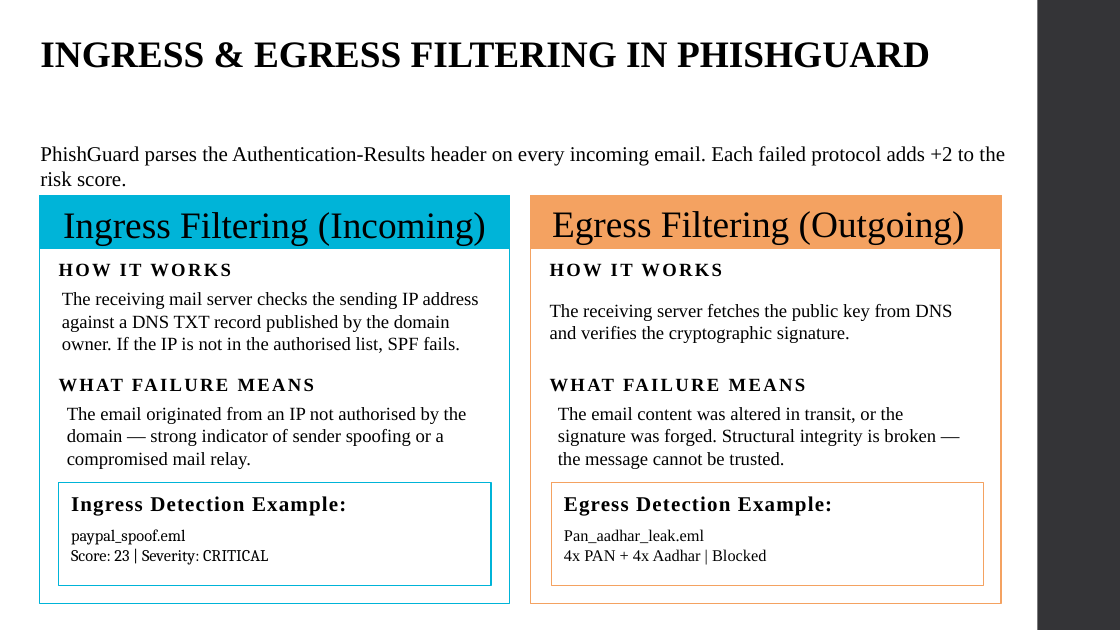
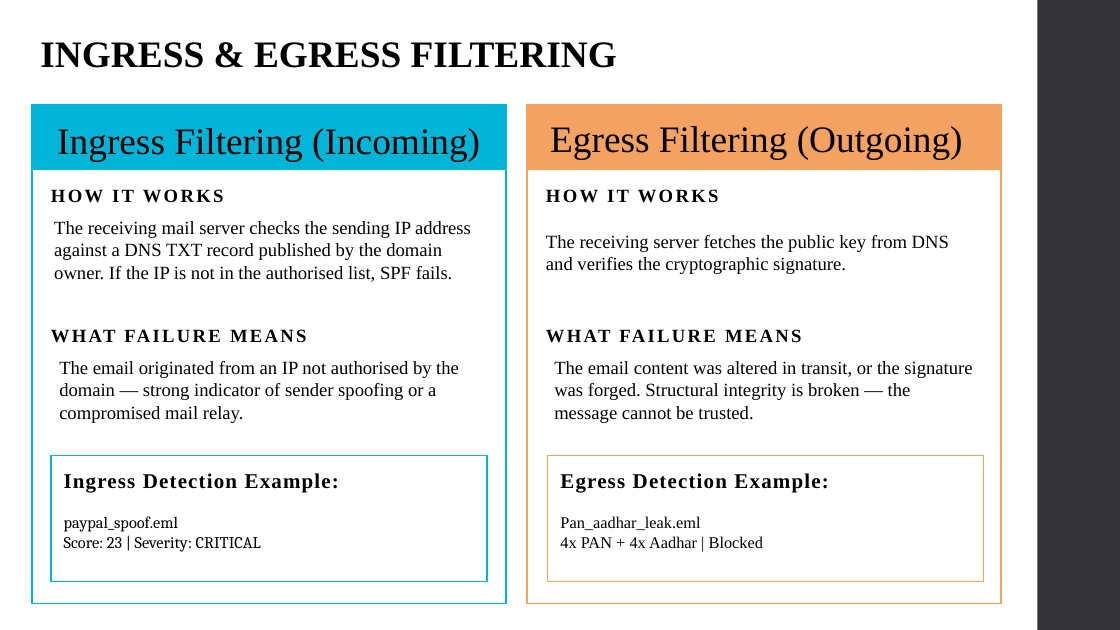
Before and after one commit to Preetamin04/PhishGuard_Data-Loss-Prevention, a slide deck: slide 4 of PhishGuard.pptx. Drawn at 1120x630 pixels with LibreOffice and Linux fonts; fonts in the diff are those of the drawing. Boxes give left, top, right and bottom in pixels: in the first picture for what was removed or moved away, otherwise in the second. Text is boxed around its words. In the diff, an @@ line names an element or a change of style, - is before the commit and + after.

```diff
--- a/PhishGuard.pptx
+++ b/PhishGuard.pptx
@@ text at bbox=[40, 42, 617, 68]: text changed @@
-INGRESS & EGRESS FILTERING IN PHISHGUARD
+INGRESS & EGRESS FILTERING
@@ rectangle: place and size @@
-rectangle at bbox=[39, 196, 510, 603]
+rectangle at bbox=[32, 105, 506, 604]
@@ rectangle: place and size @@
-rectangle at bbox=[39, 196, 510, 249]
+rectangle at bbox=[32, 105, 506, 170]
@@ text "Ingress Filtering (Incoming)": place and size @@
-text "Ingress Filtering (Incoming)" at bbox=[63, 212, 486, 246]
+text "Ingress Filtering (Incoming)" at bbox=[57, 128, 480, 161]
@@ rectangle: place and size @@
-rectangle at bbox=[531, 196, 1002, 603]
+rectangle at bbox=[527, 105, 1001, 604]
@@ rectangle: place and size @@
-rectangle at bbox=[531, 196, 1002, 249]
+rectangle at bbox=[527, 105, 1001, 170]
@@ text "Egress Filtering (Outgoing)": place and size @@
-text "Egress Filtering (Outgoing)" at bbox=[552, 211, 965, 244]
+text "Egress Filtering (Outgoing)" at bbox=[550, 126, 963, 159]
@@ text removed at bbox=[40, 146, 1005, 187] @@
-PhishGuard parses the Authentication-Results header on every incoming email. Each failed protocol adds +2 to the risk score.
@@ text "HOW IT WORKS": place and size @@
-text "HOW IT WORKS" at bbox=[59, 263, 231, 277]
+text "HOW IT WORKS" at bbox=[51, 189, 224, 203]
@@ text "HOW IT WORKS": place and size @@
-text "HOW IT WORKS" at bbox=[550, 263, 722, 277]
+text "HOW IT WORKS" at bbox=[546, 189, 719, 203]
@@ text "The receiving mail server checks ...": place and size @@
-text "The receiving mail server checks ..." at bbox=[62, 292, 479, 353]
+text "The receiving mail server checks ..." at bbox=[54, 221, 471, 282]
@@ text "The receiving server fetches the ...": place and size @@
-text "The receiving server fetches the ..." at bbox=[550, 304, 952, 343]
+text "The receiving server fetches the ..." at bbox=[546, 235, 949, 274]
@@ text "WHAT FAILURE MEANS" rewrapped from bbox=[59, 372, 492, 395] to bbox=[51, 321, 487, 349] @@
@@ text "WHAT FAILURE MEANS" rewrapped from bbox=[549, 372, 982, 395] to bbox=[546, 321, 982, 349] @@
@@ text "The email originated from an ...": place and size @@
-text "The email originated from an ..." at bbox=[67, 407, 467, 469]
+text "The email originated from an ..." at bbox=[59, 361, 459, 423]
@@ text "The email content was altered ..." rewrapped from bbox=[558, 407, 936, 469] to bbox=[554, 361, 972, 423] @@
@@ rectangle: place and size @@
-rectangle at bbox=[59, 482, 492, 586]
+rectangle at bbox=[51, 455, 487, 581]
@@ text "Ingress Detection Example:": place and size @@
-text "Ingress Detection Example:" at bbox=[71, 496, 346, 516]
+text "Ingress Detection Example:" at bbox=[64, 473, 339, 493]
@@ rectangle: place and size @@
-rectangle at bbox=[551, 482, 984, 586]
+rectangle at bbox=[548, 455, 984, 581]
@@ text "Egress Detection Example:": place and size @@
-text "Egress Detection Example:" at bbox=[564, 496, 832, 516]
+text "Egress Detection Example:" at bbox=[560, 473, 828, 493]
@@ text "paypal_spoof.eml": place and size @@
-text "paypal_spoof.eml" at bbox=[71, 529, 268, 565]
+text "paypal_spoof.eml" at bbox=[64, 516, 261, 552]
@@ text "Pan_aadhar_leak.eml": place and size @@
-text "Pan_aadhar_leak.eml" at bbox=[564, 529, 766, 561]
+text "Pan_aadhar_leak.eml" at bbox=[560, 516, 763, 548]
```
Also in this commit, not shown: 5 other slides changed, 1 slide added, 1 slide removed, 3 other files.
